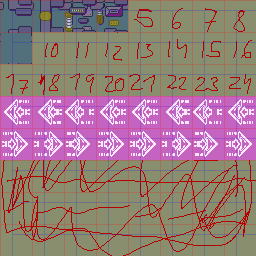
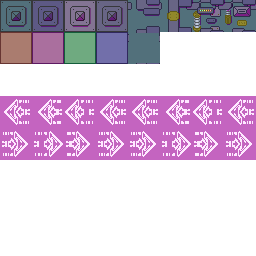
Layer changes from the first 256 × 256 image to the second:
hid "grid" over [0, 0, 256, 256]
painted on "sombras" over [9, 0, 256, 27]
renamed "grid copy" to "Detalles", opacity 20% → 100%, moved it above "tiles", painted on it over [0, 0, 256, 256]
painted on "tiles" over [0, 0, 256, 64]
hid "num tile" over [6, 8, 252, 126]
hid "Layer 1" over [1, 136, 256, 256]
hid "Background" over [0, 0, 256, 256]
